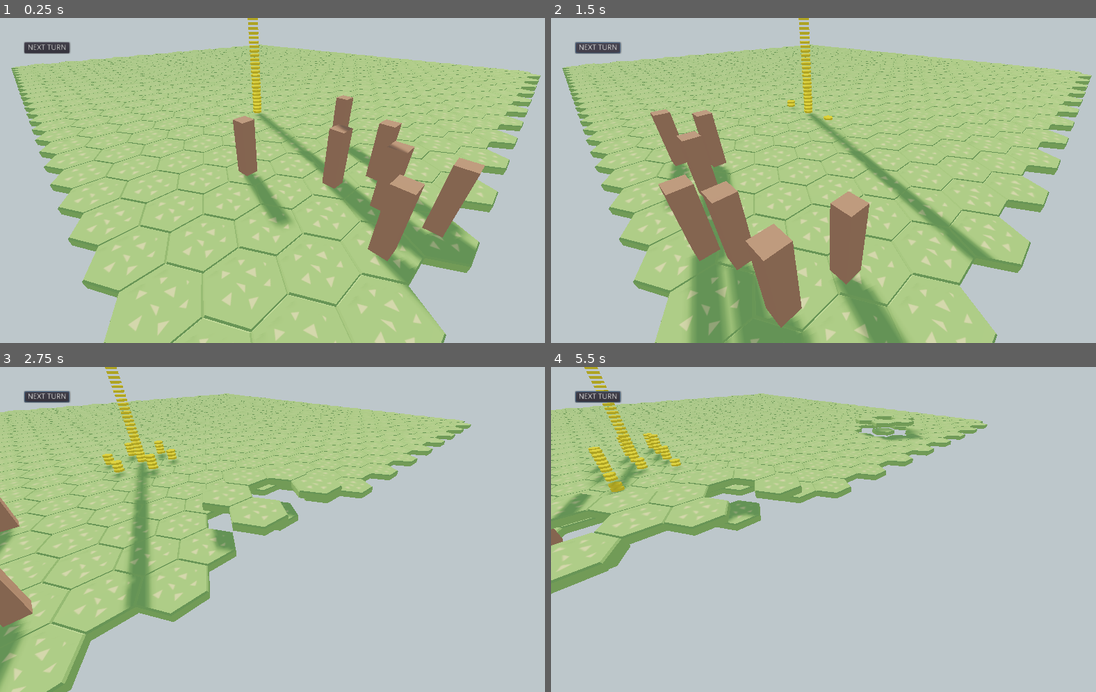
Above: before the commit, frames 1-4 (two rows, left to right).
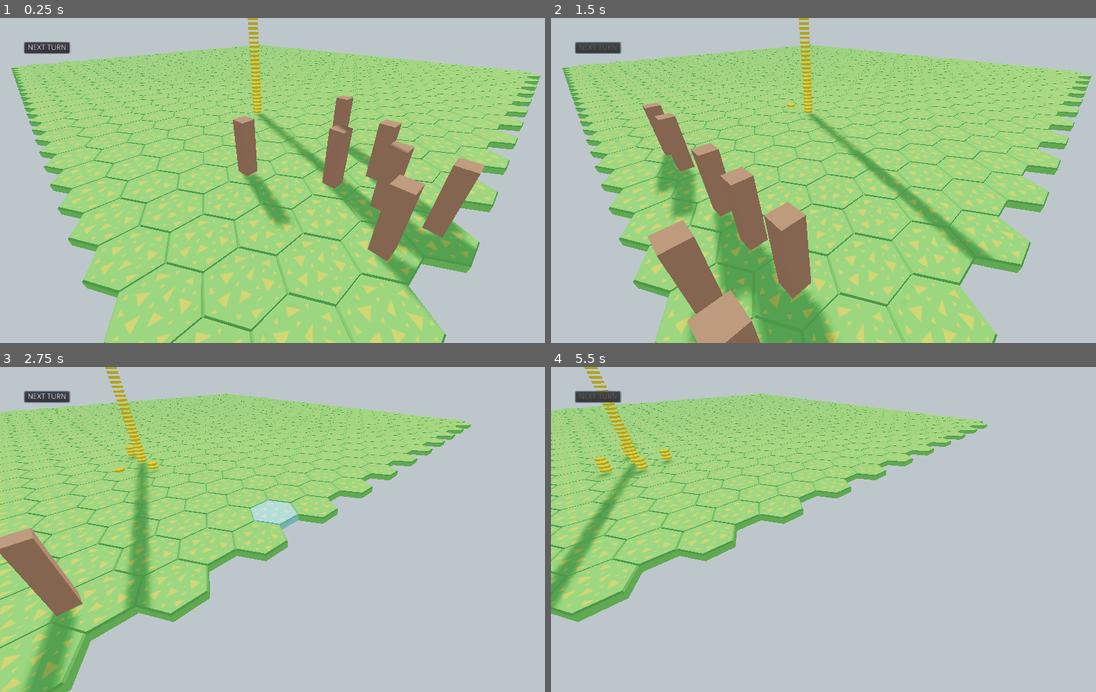
Above: after the commit, the same moments.

Repository: BVenturaDev/UMM
Game: Godot game, scene res://scenes/levels/main_level.tscn
Two runs of this game, one before a commit and one after it. Both use one fixed random seed, a clock stepped at 60 frames per second and the inputs below.
Inputs (mouse positions are in pixels of both pictures, inside the frame that each line leads up to):
- Up to frame 1 (0.25 s): no input
- Up to frame 2 (1.5 s): click "NEXT TURN" at 0.5 s; click "NEXT TURN" at 1.25 s
- Up to frame 3 (2.75 s): tap Enter (ui_accept) at 2, 2.27 s; move the mouse to (397, 513) at 2.02 s; hold Right (ui_right) from 2.03 s (still down); click (397, 513) at 2.17 s
- Up to frame 4 (5.5 s): move the mouse to (719, 545) at 2.77 s; release Right (ui_right) at 2.78 s; hold Down (ui_down) 2.78-3.53 s; click (719, 545) at 2.92 s; tap Enter (ui_accept) at 3.02, 4.52, 5.27 s; move the mouse to (883, 458) at 3.52 s; hold Right (ui_right) 3.53-4.28 s; click (883, 458) at 3.67 s; move the mouse to (801, 594) at 4.27 s; hold Up (ui_up) 4.28-5.03 s; click (801, 594) at 4.42 s; move the mouse to (997, 578) at 5.02 s; hold Left (ui_left) from 5.03 s (still down); click (997, 578) at 5.17 s

The runs differ from the first frame. In frame 1, 10% of the frame differs, in the area x 2-100%, y 9-100%; in frame 2, 23%, in the area x 2-100%, y 8-100%; in frame 3, 13%; in frame 4, 11%.

Commit message:
Added Tile Highlighting

Diff:
--- a/scenes/props/hex_tile.tscn
+++ b/scenes/props/hex_tile.tscn
@@ -1,7 +1,8 @@
-[gd_scene load_steps=5 format=2]
+[gd_scene load_steps=7 format=2]
 
-[ext_resource path="res://assets/models/hex_tile/Material.material" type="Material" id=1]
+[ext_resource path="res://art/blends/tile/tile_albedo.png" type="Texture" id=1]
 [ext_resource path="res://src/props/hex_tile.gd" type="Script" id=2]
+[ext_resource path="res://src/shaders/hex_tile.shader" type="Shader" id=3]
 
 [sub_resource type="ArrayMesh" id=1]
 resource_name = "tile"
@@ -12,13 +13,29 @@
 "blend_shape_data": [  ],
 "format": 97559,
 "index_count": 90,
-"material": ExtResource( 1 ),
 "primitive": 4,
 "skeleton_aabb": [  ],
 "vertex_count": 80
 }
 
-[sub_resource type="ConcavePolygonShape" id=2]
+[sub_resource type="ShaderMaterial" id=5]
+resource_local_to_scene = true
+shader = ExtResource( 3 )
+shader_param/albedo = Color( 1, 1, 1, 1 )
+shader_param/specular = 0.5
+shader_param/metallic = 0.0
+shader_param/roughness = 1.0
+shader_param/point_size = 1.0
+shader_param/uv1_scale = Vector3( 1, 1, 1 )
+shader_param/uv1_offset = Vector3( 0, 0, 0 )
+shader_param/uv2_scale = Vector3( 1, 1, 1 )
+shader_param/uv2_offset = Vector3( 0, 0, 0 )
+shader_param/highlight_color = Color( 0.427451, 0.560784, 0.913725, 1 )
+shader_param/mix_amount = 0.75
+shader_param/is_highlighted = false
+shader_param/texture_albedo = ExtResource( 1 )
+
+[sub_resource type="ConcavePolygonShape" id=4]
 data = PoolVector3Array( 0.866, 0, -0.5, 0.866, 0, 0.5, 0.866, 0.2333, 0.5, 0, 0, 1, -0.866, 0, 0.5, -0.866, 0.2333, 0. …(1610 unchanged characters)…
 
 [node name="hex_tile" type="Spatial"]
@@ -26,13 +43,13 @@
 
 [node name="tile" type="MeshInstance" parent="."]
 mesh = SubResource( 1 )
-material/0 = null
+material/0 = SubResource( 5 )
 
 [node name="Area" type="Area" parent="."]
 collision_layer = 2
 
 [node name="shape0" type="CollisionShape" parent="Area"]
-shape = SubResource( 2 )
+shape = SubResource( 4 )
 
 [connection signal="input_event" from="Area" to="." method="_on_Area_input_event"]
 [connection signal="mouse_entered" from="Area" to="." method="_on_Area_mouse_entered"]
--- /dev/null
+++ b/scenes/shaders/hex_tile.tres
@@ -0,0 +1,21 @@
+[gd_resource type="ShaderMaterial" load_steps=3 format=2]
+
+[ext_resource path="res://art/blends/tile/tile_albedo.png" type="Texture" id=1]
+[ext_resource path="res://src/shaders/hex_tile.shader" type="Shader" id=2]
+
+[resource]
+resource_local_to_scene = true
+shader = ExtResource( 2 )
+shader_param/albedo = Color( 1, 1, 1, 1 )
+shader_param/specular = 0.5
+shader_param/metallic = 0.0
+shader_param/roughness = 1.0
+shader_param/point_size = 1.0
+shader_param/uv1_scale = Vector3( 1, 1, 1 )
+shader_param/uv1_offset = Vector3( 0, 0, 0 )
+shader_param/uv2_scale = Vector3( 1, 1, 1 )
+shader_param/uv2_offset = Vector3( 0, 0, 0 )
+shader_param/highlight_color = null
+shader_param/mix_amount = 0.5
+shader_param/is_highlighted = false
+shader_param/texture_albedo = ExtResource( 1 )
--- a/src/props/hex_tile.gd
+++ b/src/props/hex_tile.gd
@@ -1,5 +1,11 @@
 extends Spatial
 
+onready var tile = $tile
+
+var shader: Object = null
+
+func _ready() -> void:
+	shader = tile.get_active_material(0)
 
 # When the user left clicks the area alert parent
 func _on_Area_input_event(_camera, var event: InputEvent, _click_position, _click_normal, _shape_idx):
@@ -9,7 +15,7 @@
 			get_parent().clicked()
 
 func _on_Area_mouse_entered():
-	pass # Replace with function body.
+	shader.set_shader_param("is_highlighted", true)
 
 func _on_Area_mouse_exited():
-	pass # Replace with function body.
+	shader.set_shader_param("is_highlighted", false)
--- a/src/props/tile.gd
+++ b/src/props/tile.gd
@@ -52,7 +52,7 @@
 # Called when the tile was clicked
 func clicked() -> void:
 	# Debug to test find_neighbors(x, y) Disabled for now
-	if not Globals.DEBUG:
+	if false:
 		print("Tile: (" + str(x) + ", " + str(y) + ") was clicked.")
 		_lift_neighbors()
 
--- /dev/null
+++ b/src/shaders/hex_tile.shader
@@ -0,0 +1,32 @@
+shader_type spatial;
+render_mode blend_mix,depth_draw_opaque,cull_disabled,diffuse_burley,specular_schlick_ggx;
+uniform vec4 albedo : hint_color;
+uniform sampler2D texture_albedo : hint_albedo;
+uniform float specular;
+uniform float metallic;
+uniform float roughness : hint_range(0,1);
+uniform float point_size : hint_range(0,128);
+uniform vec3 uv1_scale;
+uniform vec3 uv1_offset;
+uniform vec3 uv2_scale;
+uniform vec3 uv2_offset;
+uniform vec4 highlight_color : hint_color;
+uniform float mix_amount = 0.5;
+uniform bool is_highlighted = false;
+
+void vertex() {
+	UV=UV*uv1_scale.xy+uv1_offset.xy;
+}
+
+void fragment() {
+	vec2 base_uv = UV;
+	vec4 albedo_tex = texture(texture_albedo,base_uv);
+	if (is_highlighted == true) {
+		albedo_tex += (highlight_color * mix_amount);
+	}
+	albedo_tex *= COLOR;
+	ALBEDO = albedo.rgb * albedo_tex.rgb;
+	METALLIC = metallic;
+	ROUGHNESS = roughness;
+	SPECULAR = specular;
+}
--- a/src/singletons/globals.gd
+++ b/src/singletons/globals.gd
@@ -1,7 +1,7 @@
 extends Node
 
 # Constants
-const DEBUG: bool = false
+const DEBUG: bool = true
 const DEBUG_SM: bool = true
 # Map size - *** MUST BE EVEN ***
 const MAP_SIZE: int = 26
